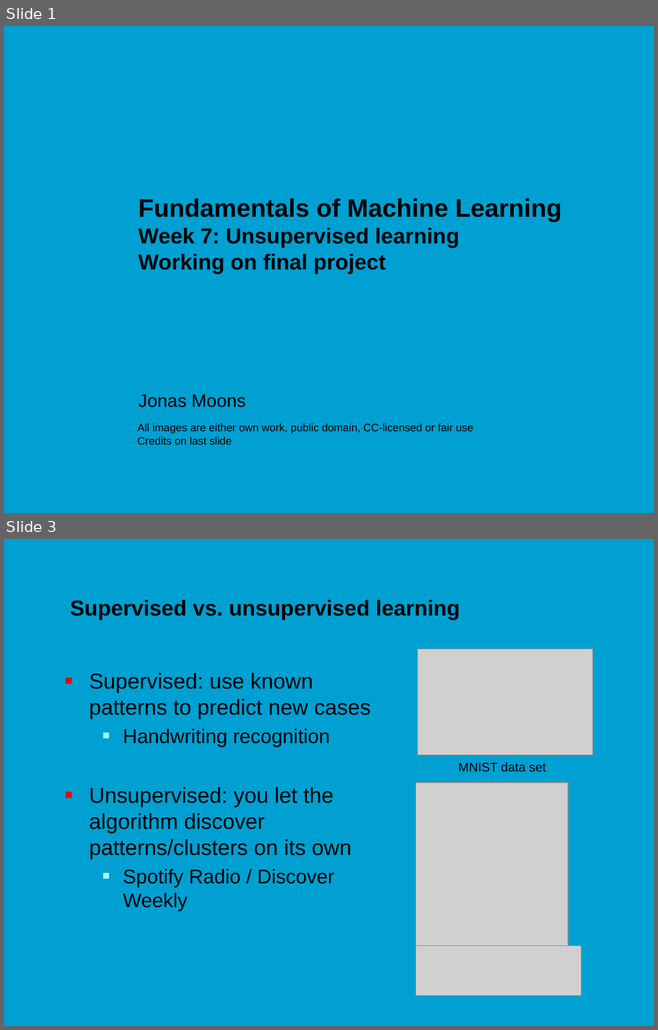
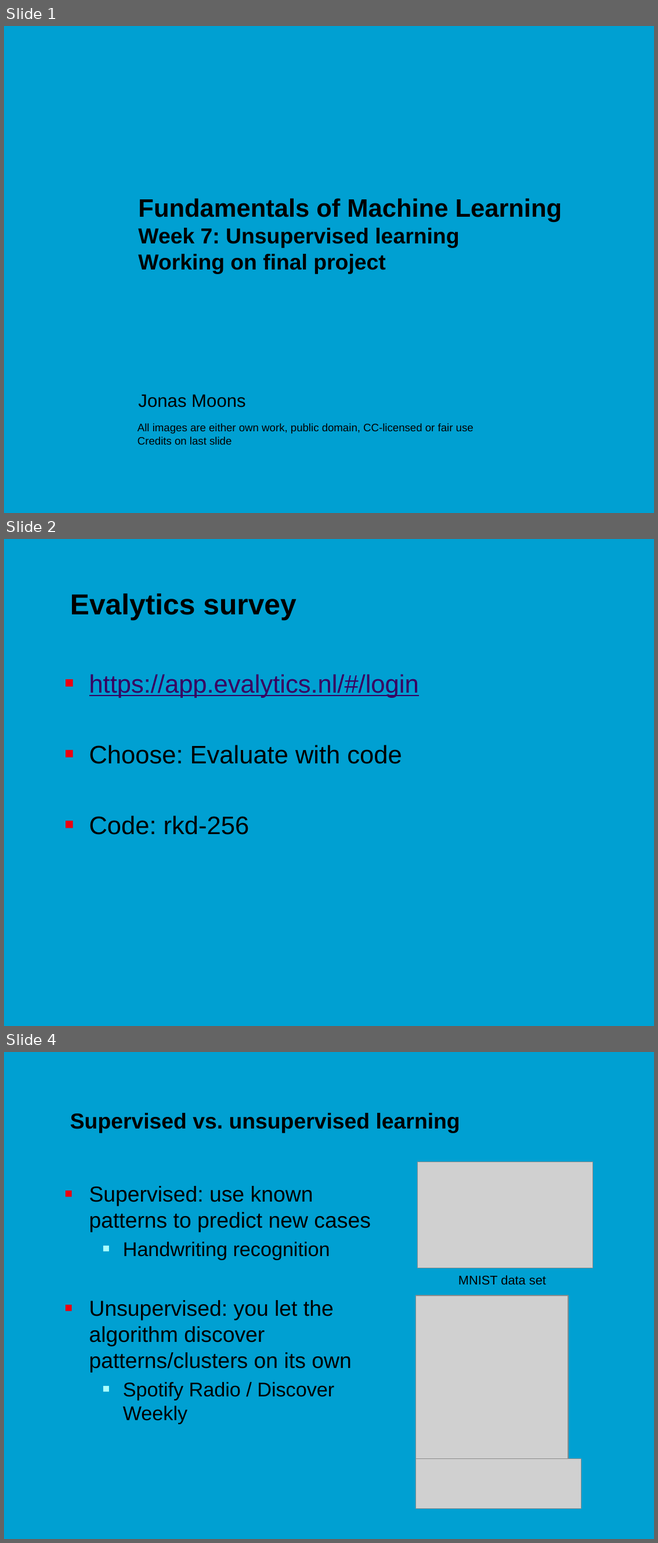
Before and after one commit to jonasmoons/data-driven-learning, a slide deck: slides/Week 7 - unsupervised learning.pptx. Shown one above the other, each under a label of ours: slides 1 and 3 before the commit, slides 1, 2 and 4 after it; the slides between them are not shown. The pictures are 658x1030 and 658x1543 pixels, drawn with LibreOffice and Linux fonts; fonts in the diff are those of the drawing; grey boxes stand for pictures; background and template pictures are left out. Boxes give left, top, right and bottom in pixels: in the first picture for what was removed or moved away, otherwise in the second. Text is boxed around its words. In the diff, an @@ line names an element or a change of style, - is before the commit and + after.

```diff
--- a/slides/Week 7 - unsupervised learning.pptx
+++ b/slides/Week 7 - unsupervised learning.pptx
@@ slide 2 added at (4, 539, 654, 1026), background picture (left out) @@
@@ title added at (70, 594, 296, 620), 32 pt, text #000000, bold @@
+Evalytics survey
@@ text added at (89, 674, 419, 835), 28 pt, text #000000 @@
+■ https://app.evalytics.nl/#/login
+■ Choose: Evaluate with code
+■ Code: rkd-256
@@ what was slide 3 is now slide 4 @@
```
Also in this commit, not shown: 1 slide changed, 4 other slides added, 4 slides removed, 3 other files.
